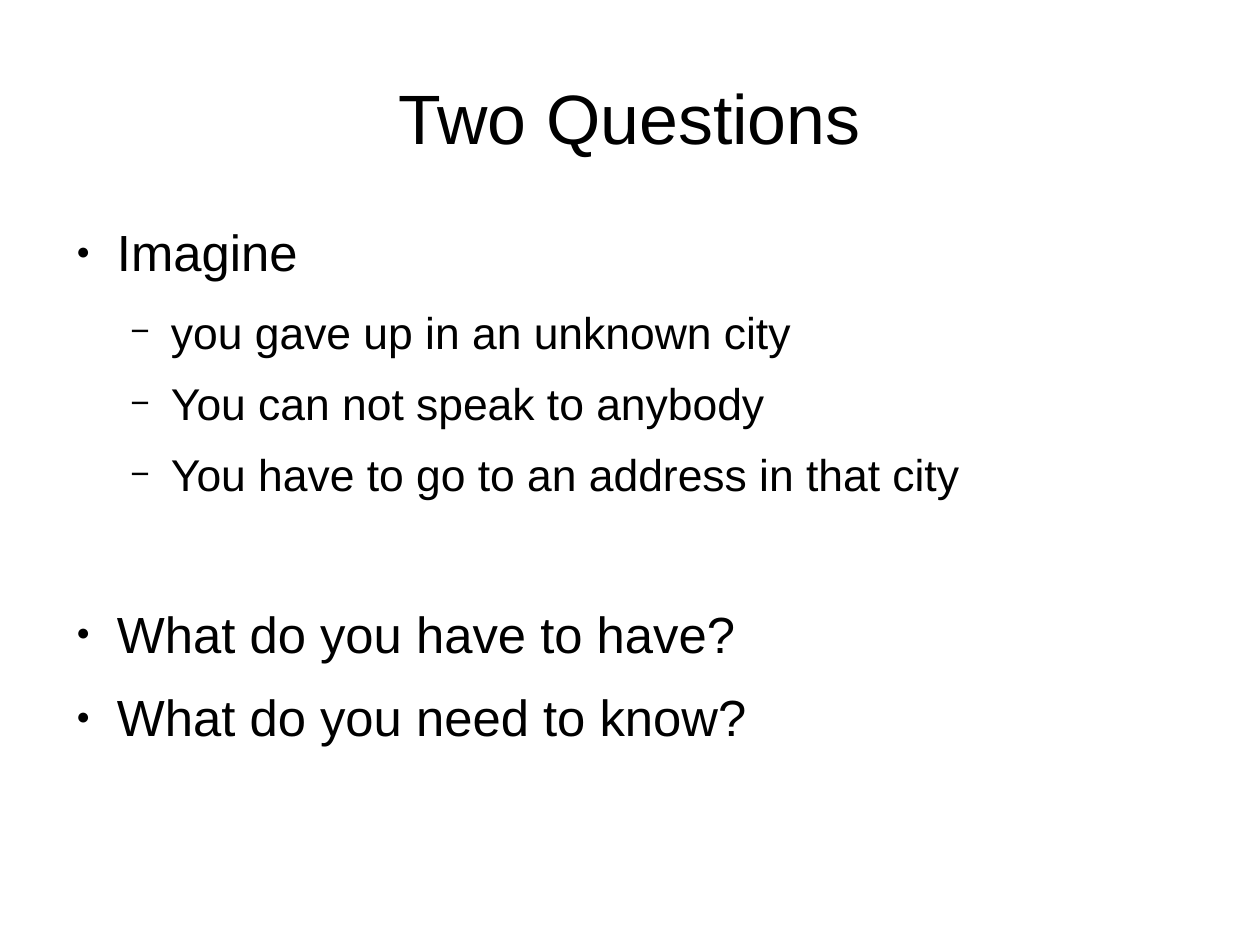
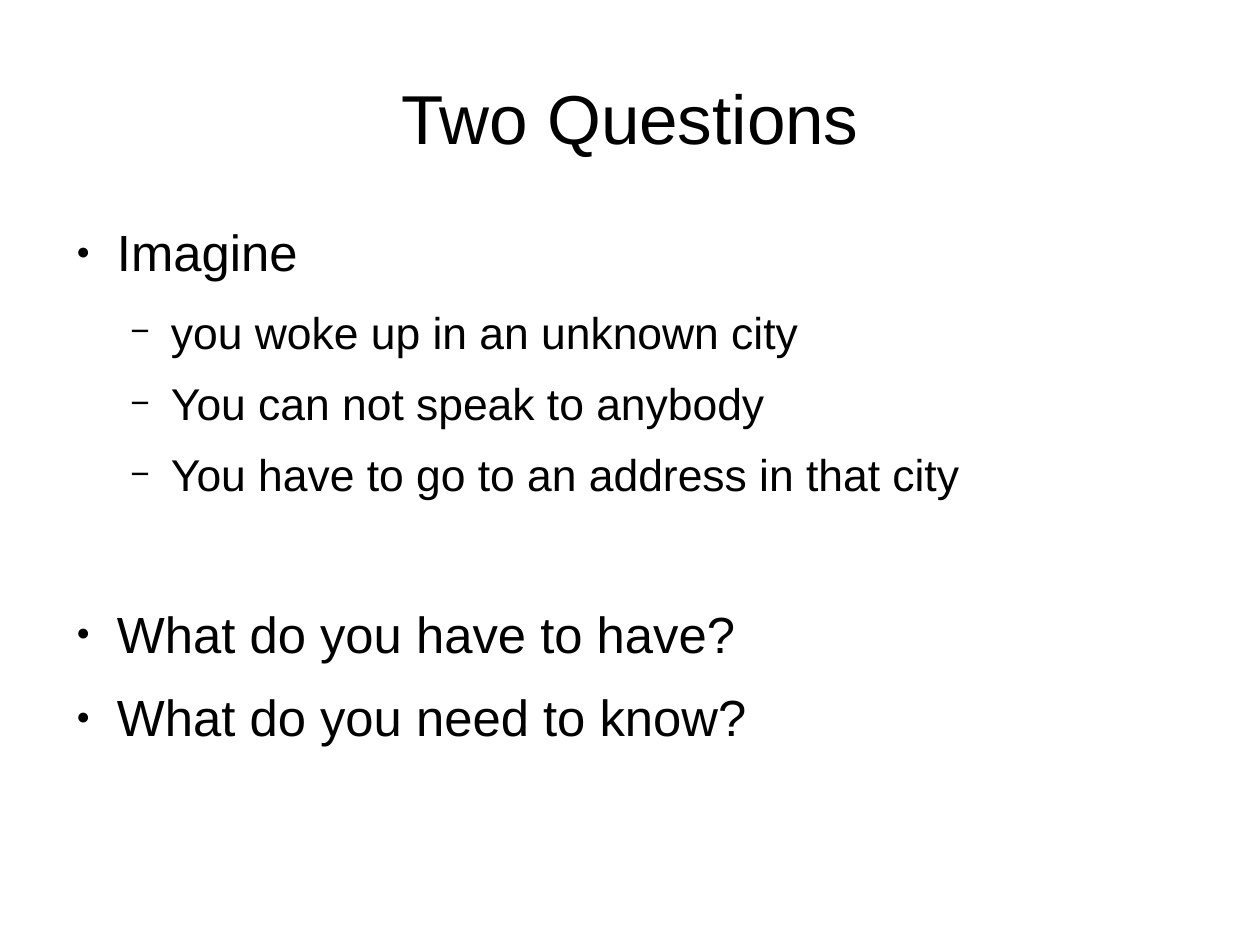
Before and after one commit to peterborkuti/english, a slide deck: slide 4 of robotlocalization/robotlocalization_02.odp. Drawn at 1260x945 pixels with LibreOffice and Linux fonts; fonts in the diff are those of the drawing. Boxes give left, top, right and bottom in pixels: in the first picture for what was removed or moved away, otherwise in the second. Text is boxed around its words. In the diff, an @@ line names an element or a change of style, - is before the commit and + after.

```diff
--- a/robotlocalization/robotlocalization_02.odp
+++ b/robotlocalization/robotlocalization_02.odp
@@ title "Two Questions" at (401,94,858,157): size 44 to 43.6 pt @@
@@ text at (171,316,798,358): text changed @@
-  − you gave up in an unknown city
+  − you woke up in an unknown city
```
Also in this commit, not shown: 39 other slides changed, 1 other file.
